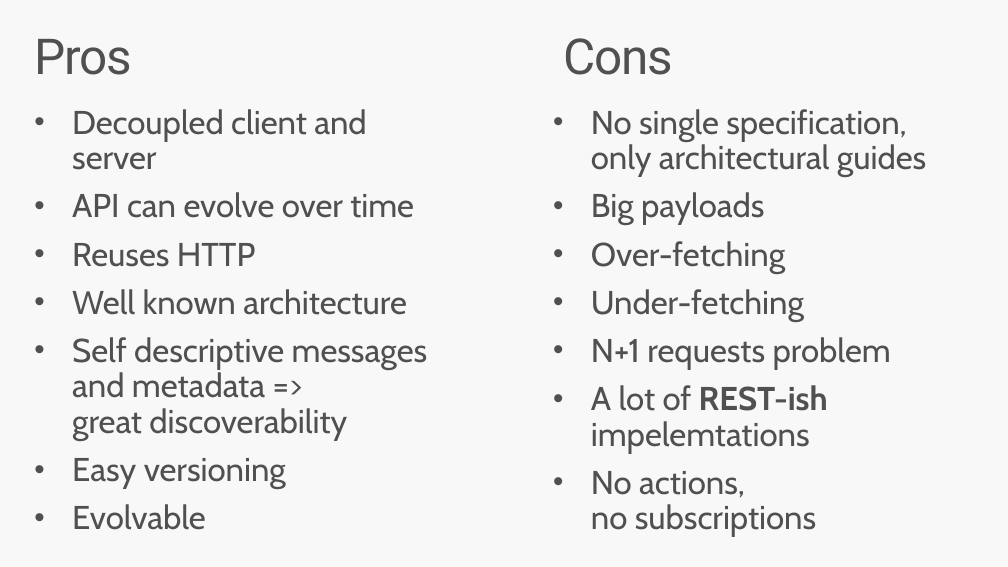
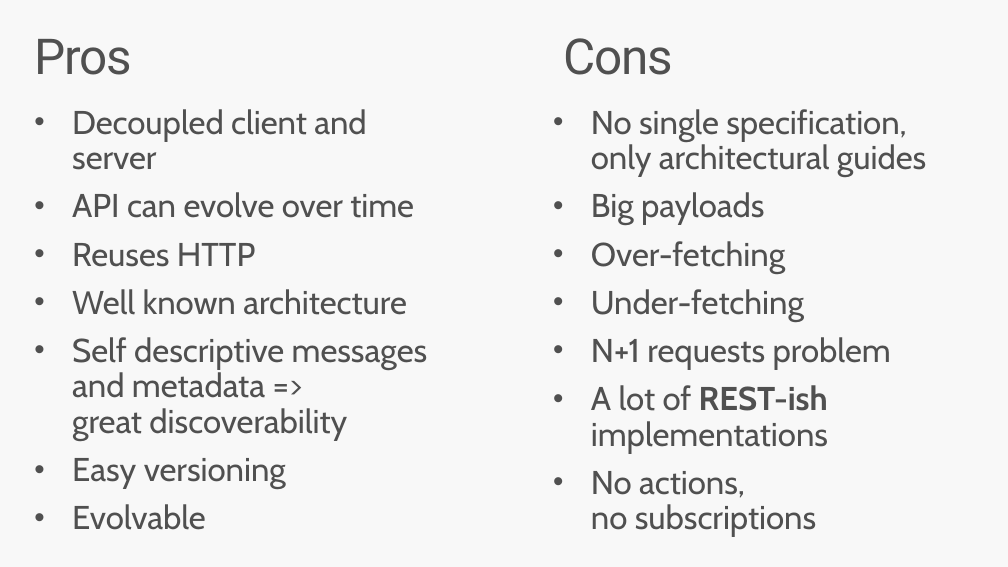
Before and after one commit to jlamch/.net-core, a slide deck: slide 22 of 3.api-flavours.pptx (slide 21 before the commit). Drawn at 1008x567 pixels with LibreOffice and Linux fonts; fonts in the diff are those of the drawing. Boxes give left, top, right and bottom in pixels: in the first picture for what was removed or moved away, otherwise in the second. Text is boxed around its words. In the diff, an @@ line names an element or a change of style, - is before the commit and + after.

```diff
--- a/3.api-flavours.pptx
+++ b/3.api-flavours.pptx
@@ text at [591, 385, 828, 453]: text changed @@
-• A lot of REST-ish impelemtations
+• A lot of REST-ish implementations
```
Also in this commit, not shown: 6 other slides changed, 14 slides added, 7 other files.
